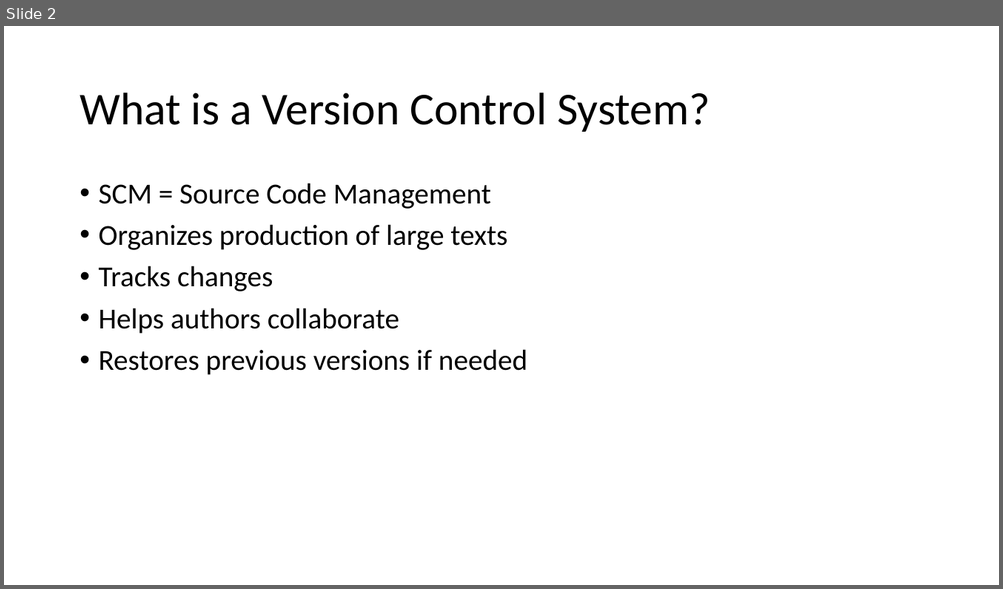
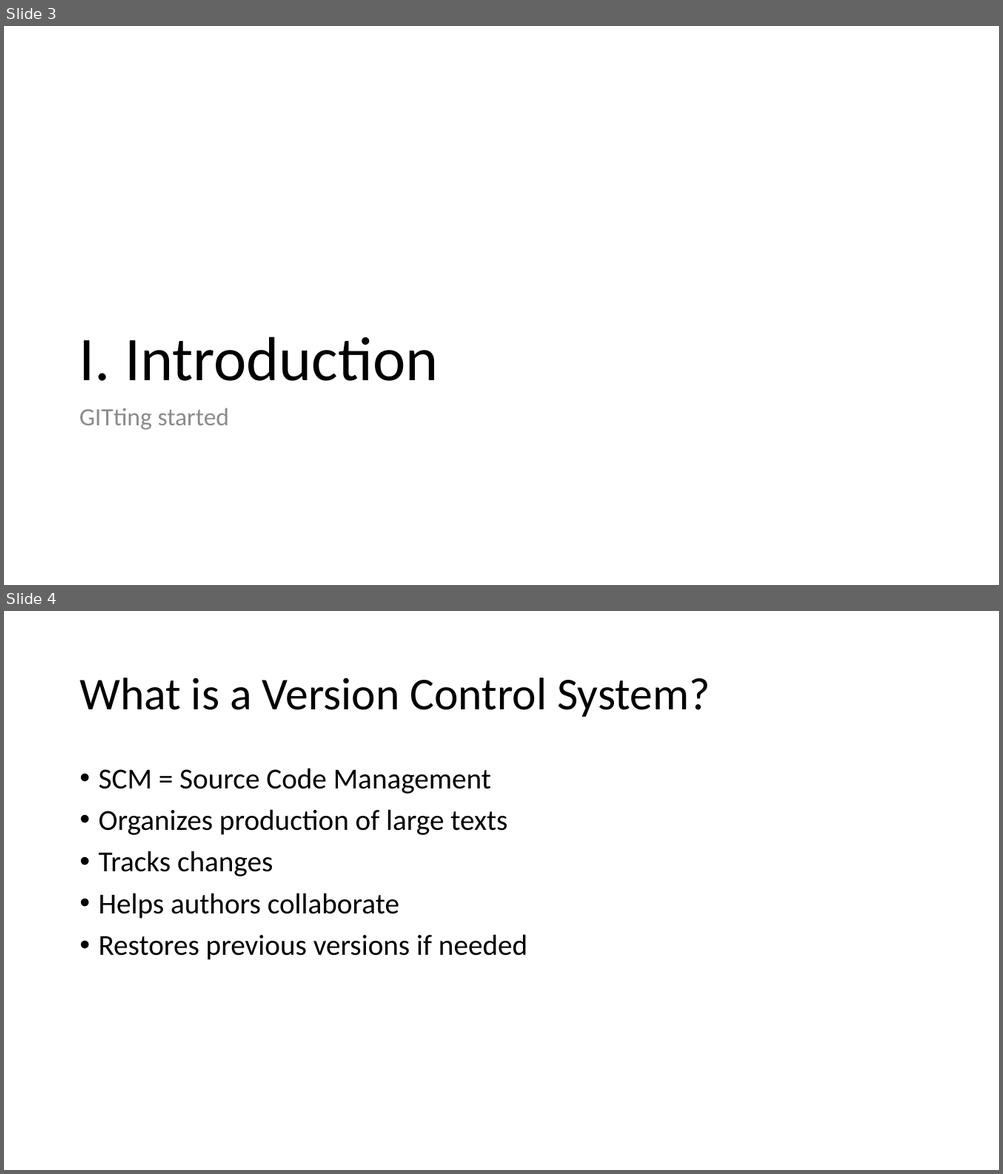
Before and after one commit to vegfetch/talk, a slide deck: cf_version_control_systems.pptx. Shown one above the other, each under a label of ours: slide 2 before the commit, slides 3 and 4 after it. The pictures are 1003x589 and 1003x1174 pixels, drawn with LibreOffice and Linux fonts; fonts in the diff are those of the drawing. Boxes give left, top, right and bottom in pixels: in the first picture for what was removed or moved away, otherwise in the second. Text is boxed around its words. In the diff, an @@ line names an element or a change of style, - is before the commit and + after.

```diff
--- a/cf_version_control_systems.pptx
+++ b/cf_version_control_systems.pptx
@@ slide 3 added at [4, 26, 999, 585], background #FFFFFF @@
@@ title added at [79, 337, 438, 381], 60 pt, text #000000 @@
+I. Introduction
@@ text added at [79, 408, 230, 430], 24 pt, text #8C8C8C @@
+GITting started
@@ what was slide 2 is now slide 4 @@
```
Also in this commit, not shown: 1 slide changed, 5 other slides added, 2 slides removed, 1 other file.
